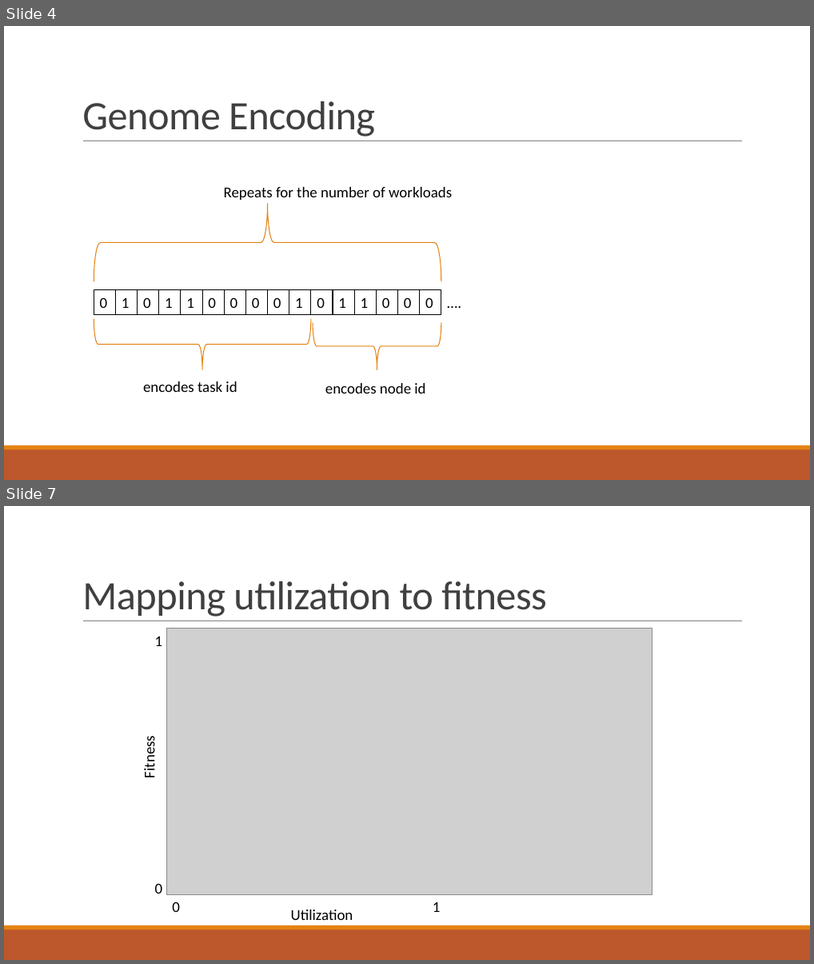
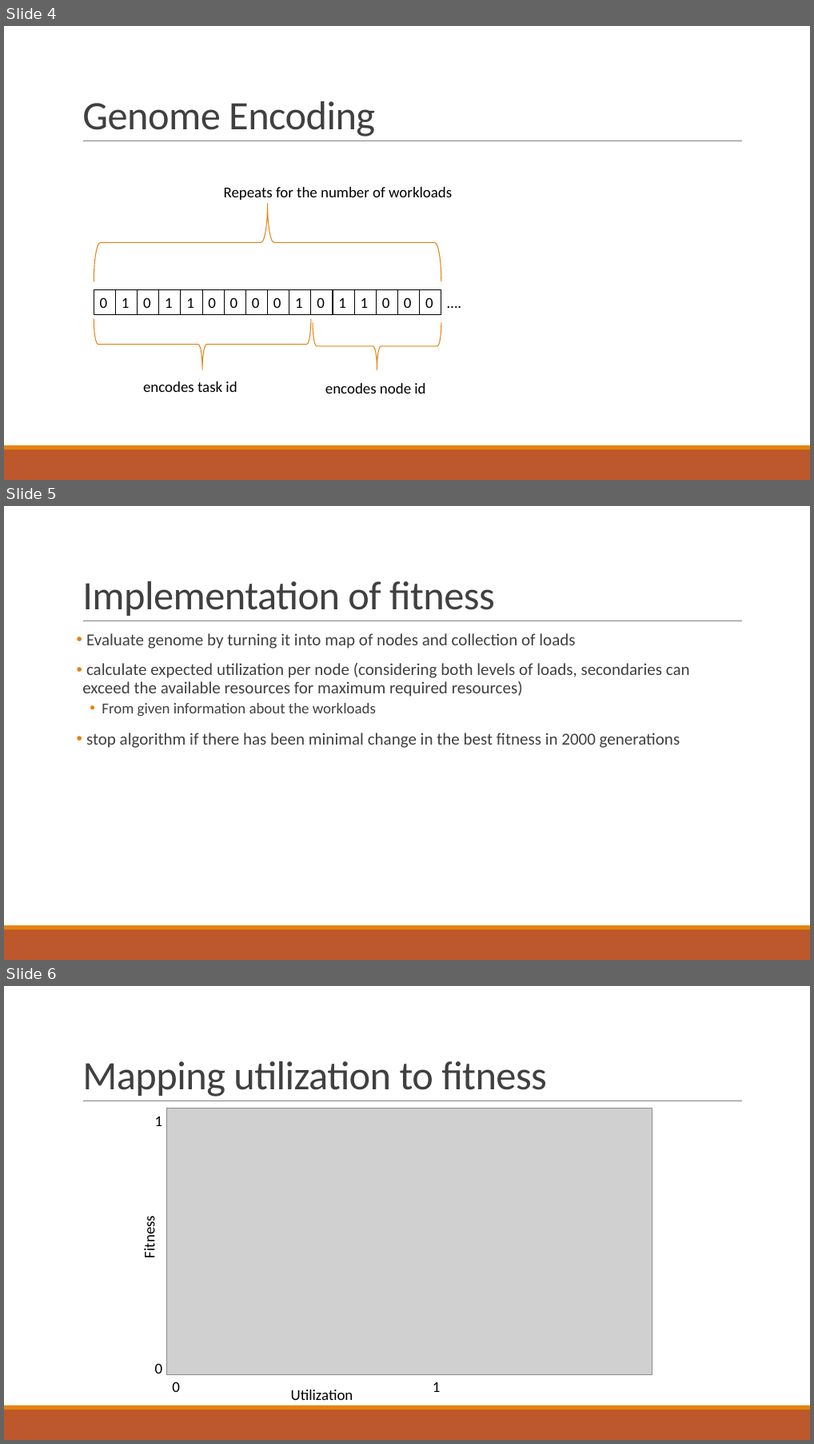
Before and after one commit to Lukas-Kaufmann/workload_scheduling_ga, a slide deck: docs/results.pptx. Shown one above the other, each under a label of ours: slides 4 and 7 before the commit, slides 4, 5 and 6 after it; the slides between them are not shown. The pictures are 814x964 and 814x1444 pixels, drawn with LibreOffice and Linux fonts; fonts in the diff are those of the drawing; grey boxes stand for pictures. Boxes give left, top, right and bottom in pixels: in the first picture for what was removed or moved away, otherwise in the second. Text is boxed around its words. In the diff, an @@ line names an element or a change of style, - is before the commit and + after.

```diff
--- a/docs/results.pptx
+++ b/docs/results.pptx
@@ slide 5 added at box(4, 506, 810, 960), background #FFFFFF; not listed: 3 template elements that a slide beside it also shows @@
@@ title added at box(82, 581, 495, 616), 48 pt, text #404040 @@
+Implementation of fitness
@@ text added at box(82, 633, 690, 748), 20 pt, text #404040 @@
+• Evaluate genome by turning it into map of nodes and collection of loads
+• calculate expected utilization per node (considering both levels of loads, secondaries can exceed the available resources for maximum required resources)
+  • From given information about the workloads
+• stop algorithm if there has been minimal change in the best fitness in 2000 generations
@@ what was slide 7 is now slide 6 @@
```
Also in this commit, not shown: 3 other slides added, 3 slides removed, 3 other files.
